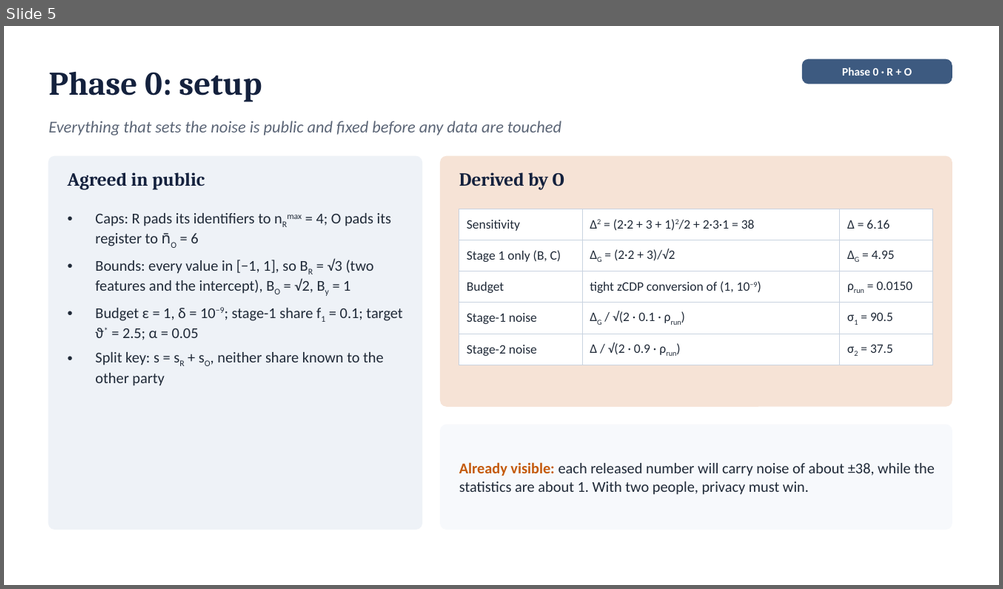
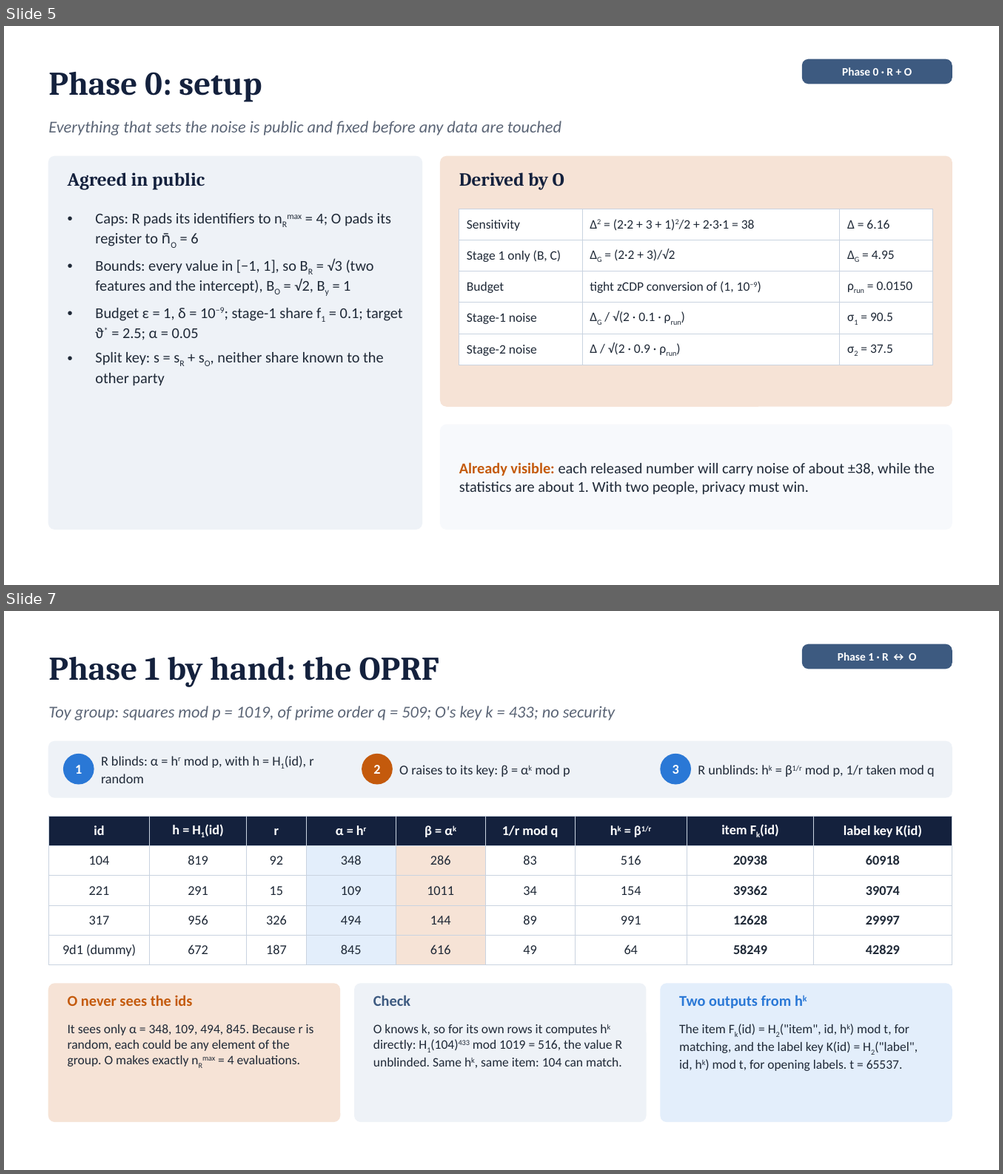
Before and after one commit to shukabh/VerticalFederatedRegression, a slide deck: slides/vfl_toy_example.pptx. Shown one above the other, each under a label of ours: slide 5 before the commit, slides 5 and 7 after it; the slides between them are not shown. The pictures are 1003x589 and 1003x1174 pixels, drawn with LibreOffice and Linux fonts; fonts in the diff are those of the drawing. Boxes give left, top, right and bottom in pixels: in the first picture for what was removed or moved away, otherwise in the second. Text is boxed around its words. In the diff, an @@ line names an element or a change of style, - is before the commit and + after.

```diff
--- a/slides/vfl_toy_example.pptx
+++ b/slides/vfl_toy_example.pptx
@@ slide 7 added at (x1=4, y1=611, x2=999, y2=1170), background #FFFFFF @@
@@ rounded rectangle added at (x1=802, y1=644, x2=951, y2=669), fill #3D5A80, outline #3D5A80 1 pt @@
@@ text added at (x1=837, y1=652, x2=916, y2=661), 11 pt, text #FFFFFF, bold @@
+Phase 1 · R ↔ O
@@ text added at (x1=48, y1=657, x2=439, y2=687), 32 pt, text #14213D, bold @@
+Phase 1 by hand: the OPRF
@@ text added at (x1=48, y1=706, x2=614, y2=721), 16 pt, text #5B6576, italic @@
+Toy group: squares mod p = 1019, of prime order q = 509; O's key k = 433; no security
@@ rounded rectangle added at (x1=48, y1=741, x2=951, y2=797), fill #EEF2F7, outline #EEF2F7 1 pt @@
@@ ellipse added at (x1=64, y1=755, x2=94, y2=784), fill #2A78D6, outline #2A78D6 1 pt @@
@@ text added at (x1=75, y1=765, x2=82, y2=774), 13 pt, text #FFFFFF, bold @@
+1
@@ text added at (x1=101, y1=756, x2=313, y2=783), 13 pt, text #1F2937 @@
+R blinds: α = hr mod p, with h = H1(id), r random
@@ ellipse added at (x1=362, y1=755, x2=392, y2=784), fill #C45A0C, outline #C45A0C 1 pt @@
@@ text added at (x1=373, y1=765, x2=380, y2=774), 13 pt, text #FFFFFF, bold @@
+2
@@ text added at (x1=399, y1=765, x2=570, y2=777), 13 pt, text #1F2937 @@
+O raises to its key: β = αk mod p
@@ ellipse added at (x1=660, y1=755, x2=691, y2=784), fill #2A78D6, outline #2A78D6 1 pt @@
@@ text added at (x1=672, y1=765, x2=679, y2=774), 13 pt, text #FFFFFF, bold @@
+3
@@ text added at (x1=697, y1=765, x2=934, y2=777), 13 pt, text #1F2937 @@
+R unblinds: hk = β1/r mod p, 1/r taken mod q
@@ table added at (x1=48, y1=816, x2=951, y2=960), 5 rows, 9 columns @@
+id | h = H1(id) | r | α = hr | β = αk | 1/r mod q | hk = β1/r | item Fk(id) | label key K(id)
+104 | 819 | 92 | 348 | 286 | 83 | 516 | 20938 | 60918
+221 | 291 | 15 | 109 | 1011 | 34 | 154 | 39362 | 39074
+317 | 956 | 326 | 494 | 144 | 89 | 991 | 12628 | 29997
+9d1 (dummy) | 672 | 187 | 845 | 616 | 49 | 64 | 58249 | 42829
@@ rounded rectangle added at (x1=48, y1=984, x2=340, y2=1122), fill #F6E3D6, outline #F6E3D6 1 pt @@
@@ rounded rectangle added at (x1=355, y1=984, x2=646, y2=1122), fill #EEF2F7, outline #EEF2F7 1 pt @@
@@ rounded rectangle added at (x1=660, y1=984, x2=951, y2=1122), fill #E3EEFB, outline #E3EEFB 1 pt @@
@@ text added at (x1=68, y1=995, x2=193, y2=1006), 14.5 pt, text #C45A0C, bold @@
+O never sees the ids
@@ text added at (x1=373, y1=995, x2=410, y2=1006), 14.5 pt, text #3D5A80, bold @@
+Check
@@ text added at (x1=679, y1=996, x2=791, y2=1008), 14.5 pt, text #2A78D6, bold @@
+Two outputs from hk
@@ text added at (x1=68, y1=1025, x2=314, y2=1067), 12.5 pt, text #1F2937 @@
+It sees only α = 348, 109, 494, 845. Because r is random, each could be any element of the group. O makes exactly nRmax = 4 evaluations.
@@ text added at (x1=373, y1=1025, x2=622, y2=1067), 12.5 pt, text #1F2937 @@
+O knows k, so for its own rows it computes hk directly: H1(104)433 mod 1019 = 516, the value R unblinded. Same hk, same item: 104 can match.
@@ text added at (x1=679, y1=1024, x2=917, y2=1071), 12.5 pt, text #1F2937 @@
+The item Fk(id) = H2("item", id, hk) mod t, for matching, and the label key K(id) = H2("label", id, hk) mod t, for opening labels. t = 65537.
```
Also in this commit, not shown: 1 slide changed, 2 other slides added, 4 other files.
